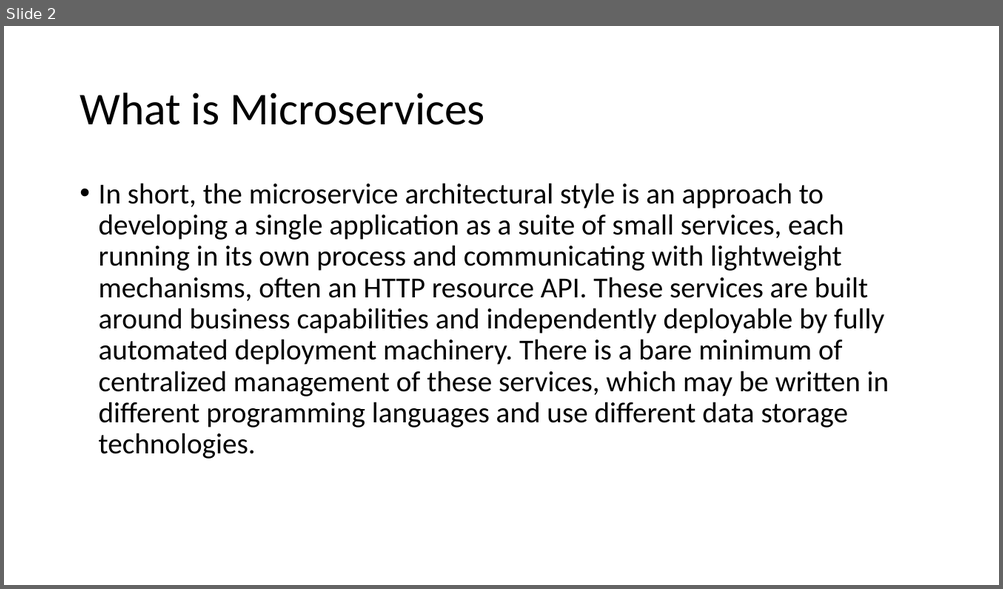
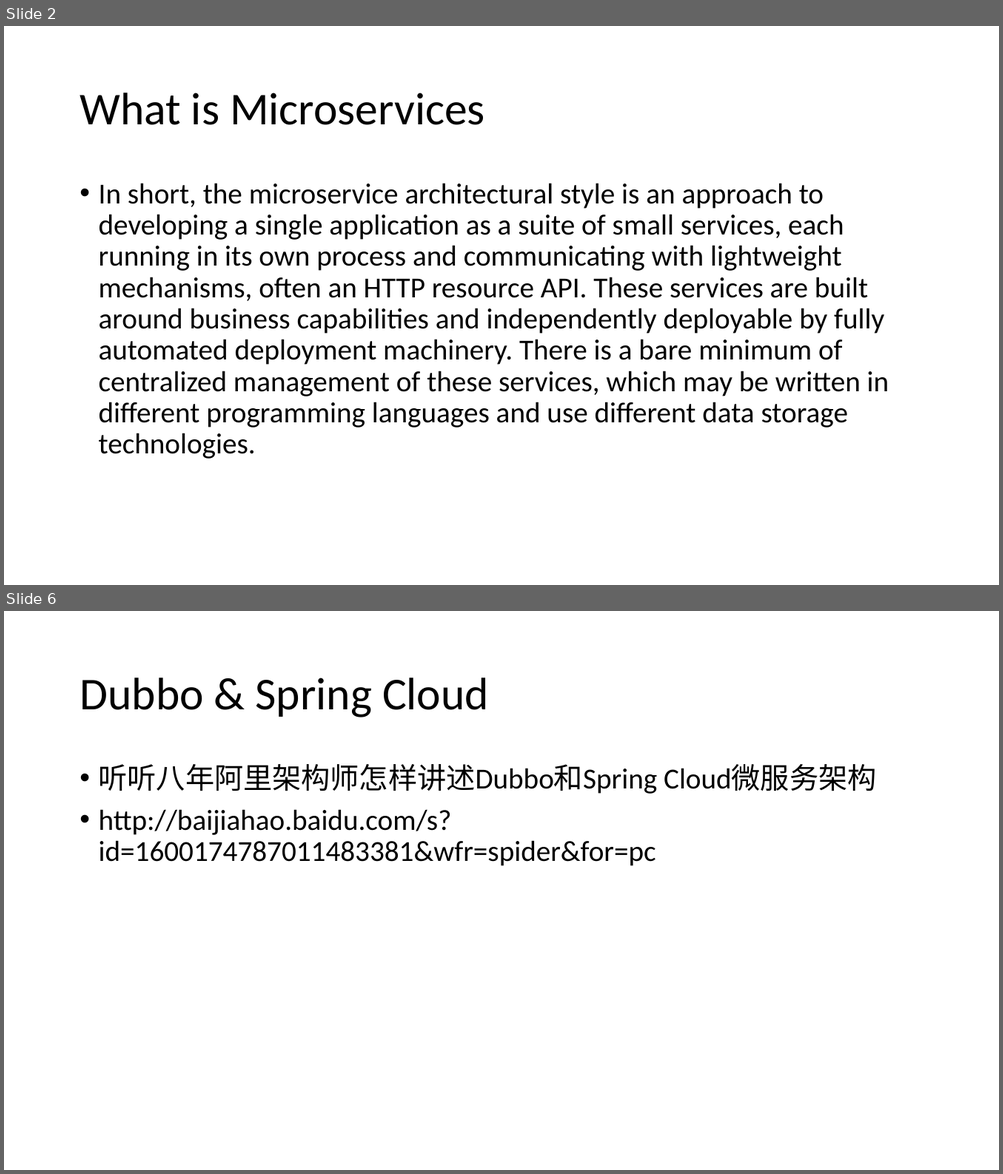
Before and after one commit to jungle0127/springcloudstudy, a slide deck: docs/microservices.pptx. Shown one above the other, each under a label of ours: slide 2 before the commit, slides 2 and 6 after it; the slides between them are not shown. The pictures are 1003x589 and 1003x1174 pixels, drawn with LibreOffice and Linux fonts; fonts in the diff are those of the drawing. Boxes give left, top, right and bottom in pixels: in the first picture for what was removed or moved away, otherwise in the second. Text is boxed around its words. In the diff, an @@ line names an element or a change of style, - is before the commit and + after.

```diff
--- a/docs/microservices.pptx
+++ b/docs/microservices.pptx
@@ slide 6 added at bbox=[4, 611, 999, 1170], background #FFFFFF @@
@@ title added at bbox=[79, 678, 489, 718], 44 pt, text #000000 @@
+Dubbo & Spring Cloud
@@ text added at bbox=[99, 764, 876, 866], 28 pt, text #000000 @@
+• 听听八年阿里架构师怎样讲述Dubbo和Spring Cloud微服务架构
+• http://baijiahao.baidu.com/s?id=1600174787011483381&wfr=spider&for=pc
```
Also in this commit, not shown: 1 slide changed, 15 other slides added, 2 other files.
